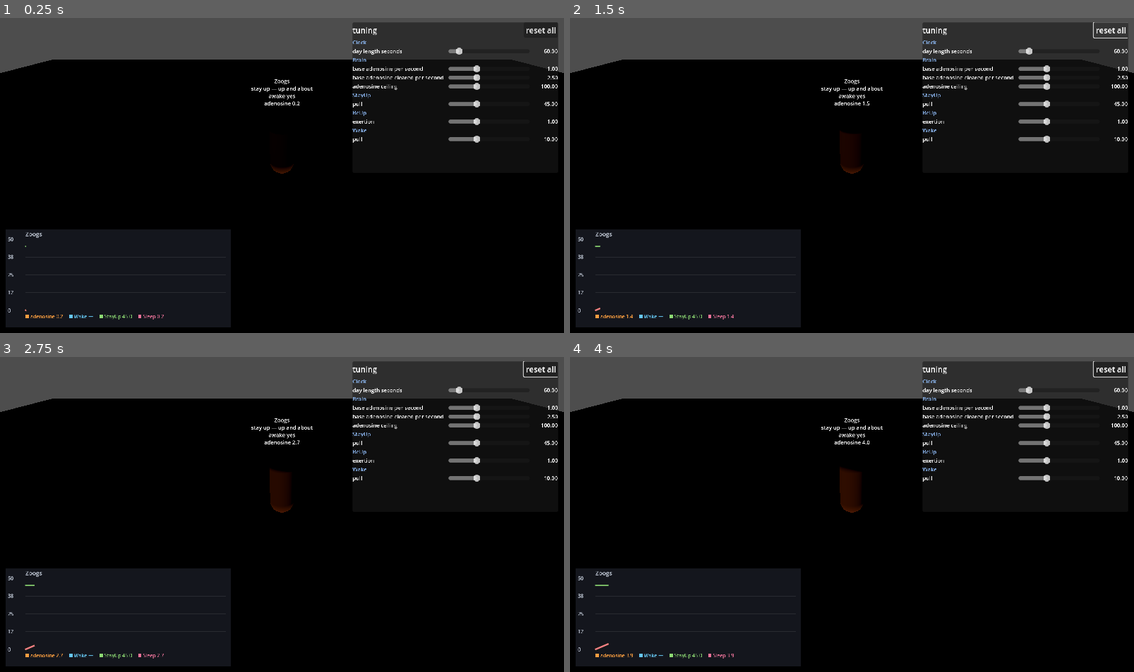
Above: before the commit, frames 1-4 (two rows, left to right).
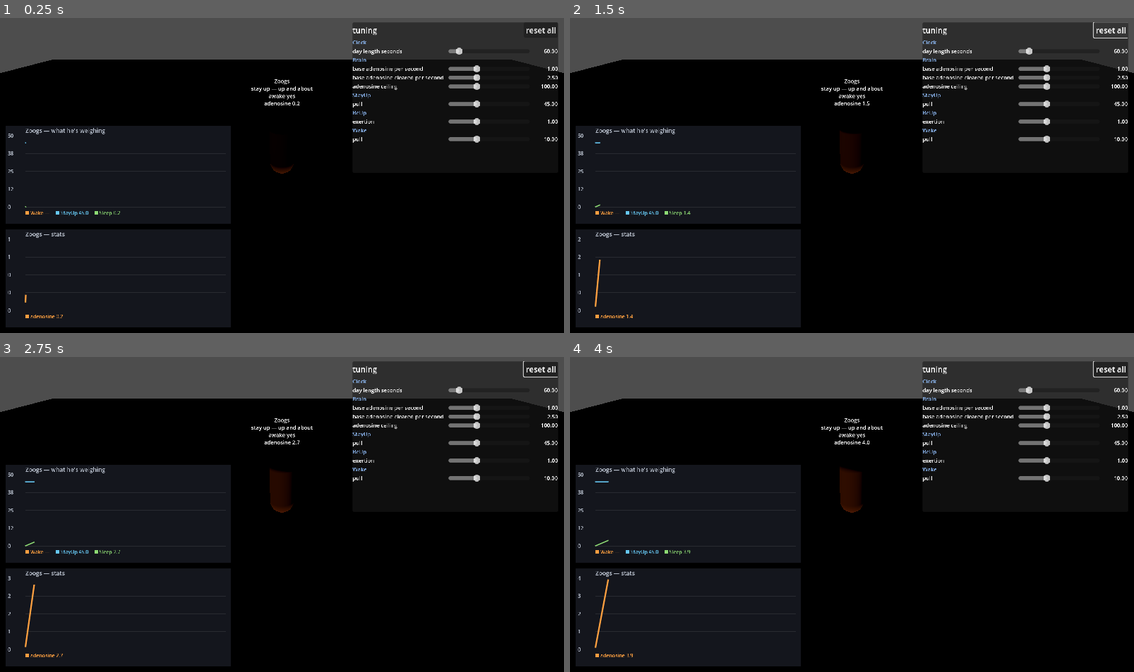
Above: after the commit, the same moments.

Repository: zmkram322/TheKingYouDontSee
Game: Godot game, scene res://game/game.tscn
Same seed, same stepped clock (60 frames per second), same inputs: the game is played once before the commit and once after it. This scene is started directly instead of the project's main scene.
Inputs (mouse positions are in pixels of both pictures, inside the frame that each line leads up to):
- Up to frame 1 (0.25 s): no input
- Up to frame 2 (1.5 s): move the mouse to (976, 159) at 0.52 s; hold D (move_right) 0.53-1.25 s; click (976, 159) at 0.67 s; click "reset all" at 1.25 s
- Up to frame 3 (2.75 s): drag from (169, 530) to (253, 577) at 2.02 s
- Up to frame 4 (4 s): move the mouse to (908, 445) at 2.77 s; hold D (move_right) 2.78-3.5 s; drag from (823, 577) to (682, 467) at 3.52 s

The runs differ from the first frame. In frame 1, 13% of the frame differs, in the area x 1-41%, y 34-96%; in frame 2, 13%; in frame 3, 13%; in frame 4, 13%.

Commit message:
Let a graph show stats or utilities, so you can have both panels
One flag short of being able to do this already: show_utilities existed,
its opposite didn't. Adding show_stats means the same scene covers all
four combinations, and game.tscn now instances it twice -- one panel for
what is true about him, one for what he is weighing.

Also a `title` export. Blank still means his name, which was right with
one panel and ambiguous the moment there were two.

Worth having as separate panels once there are enough lines to crowd
each other, since the two answer different questions. The combined view
is still there and still the better one while the lines are few: the
adenosine line rising through StayUp's flat 45 is the decision itself,
and separating them means eyeballing between charts to see it.

Verified both panels independently: stats panel plots adenosine and no
utilities, utility panel plots Wake/StayUp/Sleep and no stats, each
scaling its own y axis.

Co-Authored-By: Claude Opus 5 <noreply@anthropic.com>
Claude-Session: https://claude.ai/code/session_014fGSXW6fNmUe2VW3KYqdYd

Diff:
--- a/tkyds-game/game/game.tscn
+++ b/tkyds-game/game/game.tscn
@@ -50,6 +50,16 @@
 [node name="StatGraph" parent="Screen" node_paths=PackedStringArray("person") instance=ExtResource("4_stat_graph")]
 layout_mode = 3
 person = NodePath("../../Zoogs")
+show_utilities = false
+title = "Zoogs — stats"
+
+[node name="UtilityGraph" parent="Screen" node_paths=PackedStringArray("person") instance=ExtResource("4_stat_graph")]
+layout_mode = 3
+offset_top = -424.0
+offset_bottom = -224.0
+person = NodePath("../../Zoogs")
+show_stats = false
+title = "Zoogs — what he's weighing"
 
 [node name="TuningBoard" parent="Screen" instance=ExtResource("5_tuning_board")]
 watching = Array[NodePath]([NodePath("../../Clock"), NodePath("../../Zoogs/Brain"), NodePath("../../Zoogs/Brain/StayUp"), NodePath("../../Zoogs/Brain/StayUp/BeUp"), NodePath("../../Zoogs/Brain/Wake")])
--- a/tkyds-game/game/ui/stat_graph.gd
+++ b/tkyds-game/game/ui/stat_graph.gd
@@ -54,6 +54,20 @@
 
 @export var person: Person
 
+# What's shown. Both on by default, so one panel gives you the crossings — the
+# adenosine line rising through StayUp's flat 45 is the decision itself.
+#
+# Turning one off is how you get two panels instead: instance this twice, one
+# with utilities off and one with stats off. Worth doing once there are enough
+# lines that they crowd each other, since the two answer different questions —
+# stats are what's true about him, utilities are what he's weighing.
+@export var show_stats := true
+@export var show_utilities := true
+
+# What the panel calls itself. Blank means his name, which is right when
+# there's one panel and ambiguous the moment there are two.
+@export var title := ""
+
 # How much history is on screen at once. Fills up over this many seconds, then
 # scrolls.
 @export_range(5.0, 600.0, 1.0, "or_greater") var window_seconds := 60.0
@@ -61,10 +75,6 @@
 # How often a reading is taken. Higher is smoother and costs more memory;
 # what's stored is window_seconds × this, per line.
 @export_range(1.0, 60.0, 1.0) var samples_per_second := 10.0
-
-# Plot what each action was worth, alongside what's true about him. This is
-# where the flat pull lines come from, and where you see them get crossed.
-@export var show_utilities := true
 
 # Shade the background while he's asleep. Being awake isn't a stat he carries
 # (it's worked out from what he's doing), so it can't be drawn as a line off
@@ -101,13 +111,15 @@
 func _take_sample() -> void:
 	var capacity := int(window_seconds * samples_per_second)
 
-	for stat_name in person.stats.get_stat_names():
-		var value: Variant = person.stats.get_stat(stat_name)
-		# Yes/no stats have no place on a line — they'd read as a square wave
-		# between 0 and 1 and squash every real number against the axis.
-		if not (value is float or value is int):
-			continue
-		_push(_stats, stat_name, float(value), capacity)
+	if show_stats:
+		for stat_name in person.stats.get_stat_names():
+			var value: Variant = person.stats.get_stat(stat_name)
+			# Yes/no stats have no place on a line — they'd read as a square
+			# wave between 0 and 1 and squash every real number against the
+			# axis.
+			if not (value is float or value is int):
+				continue
+			_push(_stats, stat_name, float(value), capacity)
 
 	if show_utilities:
 		var scores := person.brain.get_last_scores()
@@ -245,8 +257,10 @@
 # second row rather than running off the edge.
 func _draw_labels() -> void:
 	var font := ThemeDB.fallback_font
-	draw_string(font, Vector2(MARGIN_LEFT, 14.0),
-		person.person_name if person != null else "(nobody)",
+	var heading := title
+	if heading.is_empty():
+		heading = person.person_name if person != null else "(nobody)"
+	draw_string(font, Vector2(MARGIN_LEFT, 14.0), heading,
 		HORIZONTAL_ALIGNMENT_LEFT, -1, 12, AXIS_TEXT)
 
 	var x := MARGIN_LEFT
